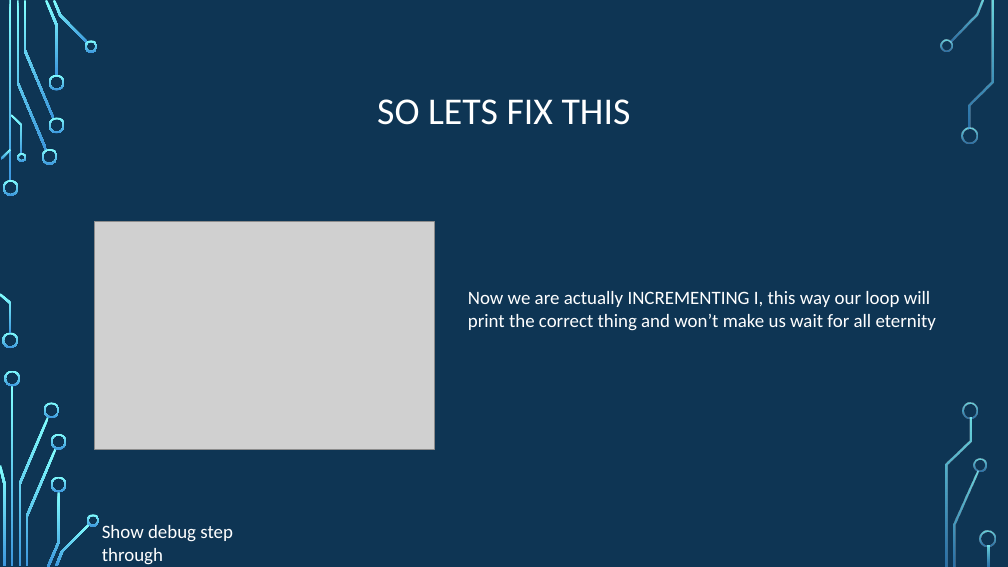
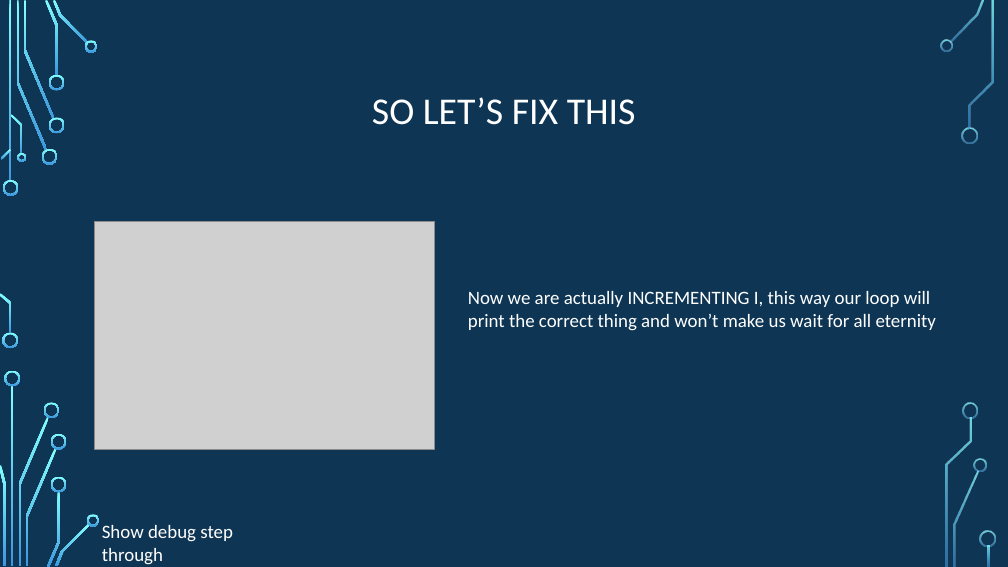
Before and after one commit to psypdt/ZIS_C-_Summer_Course_2019, a slide deck: slide 15 of Day_3/Day_3.pptx. Drawn at 1008x567 pixels with LibreOffice and Linux fonts; fonts in the diff are those of the drawing; grey boxes stand for pictures; background and template pictures are left out. Boxes give left, top, right and bottom in pixels: in the first picture for what was removed or moved away, otherwise in the second. Text is boxed around its words. In the diff, an @@ line names an element or a change of style, - is before the commit and + after.

```diff
--- a/Day_3/Day_3.pptx
+++ b/Day_3/Day_3.pptx
@@ title at (x1=372, y1=97, x2=636, y2=125): text changed @@
-SO LETS FIX THIS
+SO LET’S FIX THIS
```
Also in this commit, not shown: 7 other slides changed, 18 slides added, 1 other file.
